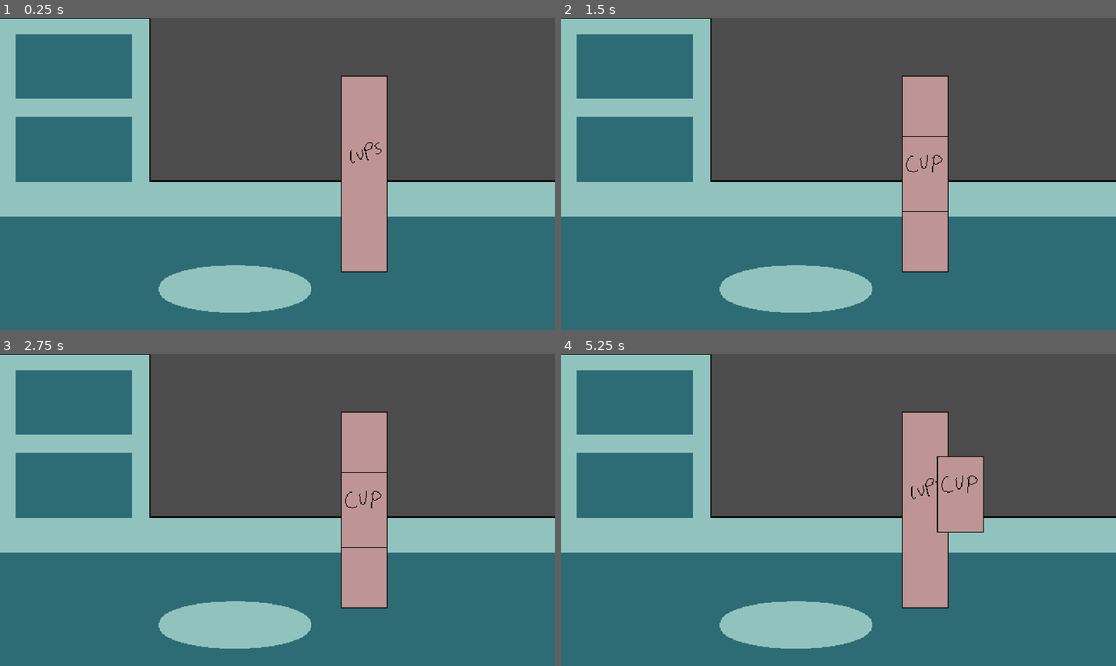
Above: before the commit, frames 1-4 (two rows, left to right).
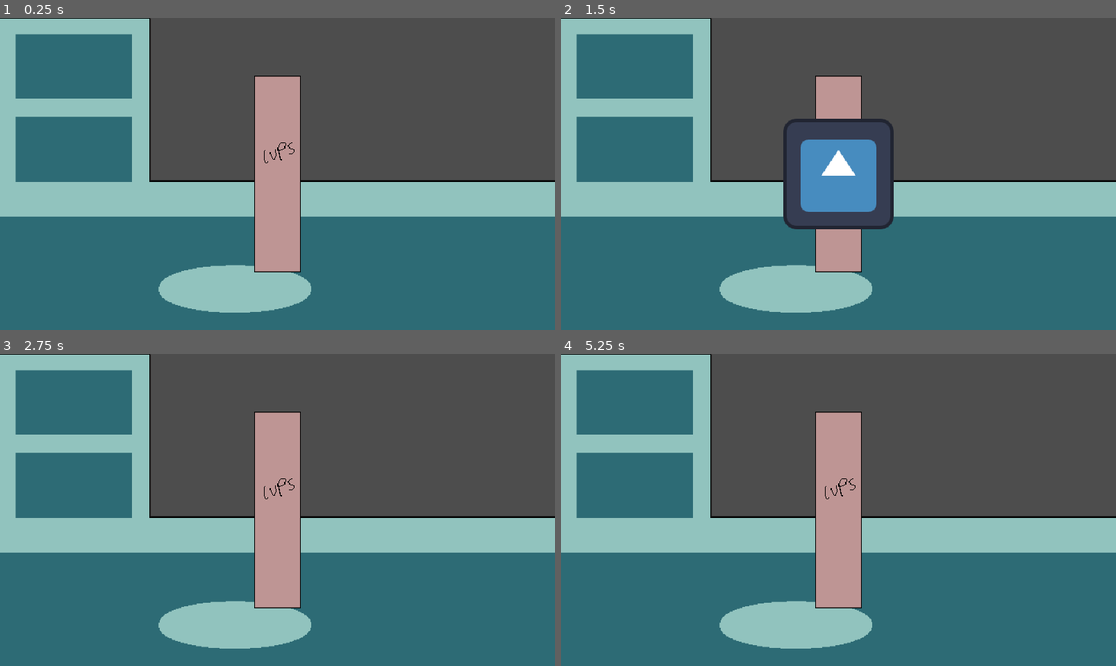
Above: after the commit, the same moments.

Repository: jhaFive/Project-3
Game: Godot game, scene res://scenes/game.tscn
Same seed, same stepped clock (60 frames per second), same inputs: the game is played once before the commit and once after it. The engine's default icon, where the game draws it, is replaced by a stand-in: a white triangle on a blue panel in a dark square.
Inputs (mouse positions are in pixels of both pictures, inside the frame that each line leads up to; where the layout moved, square brackets give the same spot in the first picture):
- Up to frame 1 (0.25 s): no input
- Up to frame 2 (1.5 s): click (838, 174) [927, 174] at 0.5 s; click (927, 174) at 1.27 s
- Up to frame 3 (2.75 s): click (277, 510) [366, 510] at 2 s
- Up to frame 4 (5.25 s): click (927, 510) at 2.77 s; click (838, 510) [927, 510] at 3.5 s; click (927, 510) at 4.27 s; tap Enter at 5 s; move the mouse to (960, 494) at 5.02 s; press the mouse at (960, 494) at 5.03 s

The runs differ from the first frame. In frame 1, 11% of the frame differs, in the area x 45-70%, y 18-82%; in frame 2, 13%, in the area x 40-70%, y 18-82%; in frame 3, 11%; in frame 4, 12%.

Commit message:
There are many problems with dragging
Trying to fix them now

Diff:
--- a/game/project.godot
+++ b/game/project.godot
@@ -25,6 +25,14 @@
 window/size/viewport_height=1080
 window/size/mode=3
 
+[input]
+
+click={
+"deadzone": 0.5,
+"events": [Object(InputEventMouseButton,"resource_local_to_scene":false,"resource_name":"","device":-1,"window_id":0,"alt_pressed":false,"shift_pressed":false,"ctrl_pressed":false,"meta_pressed":false,"button_mask":0,"position":Vector2(0, 0),"global_position":Vector2(0, 0),"factor":1.0,"button_index":1,"canceled":false,"pressed":false,"double_click":false,"script":null)
+]
+}
+
 [rendering]
 
 textures/canvas_textures/default_texture_filter=0
--- a/game/scenes/cup.tscn
+++ b/game/scenes/cup.tscn
@@ -1,14 +1,14 @@
 [gd_scene load_steps=3 format=3 uid="uid://dcf3u2uprdby7"]
 
-[ext_resource type="Texture2D" uid="uid://w26wfwrcf8yi" path="res://assets/sprites/cup.png" id="1_7q2t1"]
-[ext_resource type="Script" path="res://scripts/draggable.gd" id="2_ssn6n"]
+[ext_resource type="Texture2D" uid="uid://w26wfwrcf8yi" path="res://assets/place holders/cup.png" id="1_7q2t1"]
+[ext_resource type="Script" path="res://scripts/dragging/cup.gd" id="1_iw5ct"]
 
 [node name="Cup_Obj" type="Node2D"]
 
 [node name="Cup" type="Sprite2D" parent="."]
 visibility_layer = 4
 texture = ExtResource("1_7q2t1")
-script = ExtResource("2_ssn6n")
+script = ExtResource("1_iw5ct")
 
 [node name="click detection" type="Button" parent="Cup"]
 self_modulate = Color(1, 1, 1, 0)
--- a/game/scenes/cup_dispenser.tscn
+++ b/game/scenes/cup_dispenser.tscn
@@ -1,10 +1,9 @@
 [gd_scene load_steps=3 format=3 uid="uid://ds1iyocyrsebe"]
 
-[ext_resource type="Texture2D" uid="uid://corf4u4tprpvu" path="res://assets/sprites/cups.png" id="1_57caq"]
-[ext_resource type="Script" path="res://scripts/container.gd" id="2_81jp3"]
+[ext_resource type="Texture2D" uid="uid://corf4u4tprpvu" path="res://assets/place holders/cups.png" id="1_57caq"]
+[ext_resource type="Script" path="res://scripts/dragging/cup_dispenser.gd" id="2_81jp3"]
 
 [node name="Cup dispenser" type="Node2D"]
-position = Vector2(100, 0)
 
 [node name="cups" type="Sprite2D" parent="."]
 visibility_layer = 2
--- /dev/null
+++ b/game/scenes/draggables/drag_cup.tscn
@@ -0,0 +1,25 @@
+[gd_scene load_steps=4 format=3 uid="uid://ctpc7lreyx6uy"]
+
+[ext_resource type="Script" path="res://scripts/dragging/draggable.gd" id="1_16olh"]
+[ext_resource type="Texture2D" uid="uid://w26wfwrcf8yi" path="res://assets/place holders/cup.png" id="1_akgt8"]
+
+[sub_resource type="RectangleShape2D" id="RectangleShape2D_3rjd3"]
+size = Vector2(54, 88)
+
+[node name="Cup" type="Node2D"]
+visibility_layer = 4
+script = ExtResource("1_16olh")
+
+[node name="Sprite2D" type="Sprite2D" parent="."]
+texture = ExtResource("1_akgt8")
+
+[node name="Area2D" type="Area2D" parent="."]
+top_level = true
+
+[node name="CollisionShape2D" type="CollisionShape2D" parent="Area2D"]
+shape = SubResource("RectangleShape2D_3rjd3")
+
+[connection signal="body_entered" from="Area2D" to="." method="_on_area_2d_body_entered"]
+[connection signal="body_exited" from="Area2D" to="." method="_on_area_2d_body_exited"]
+[connection signal="mouse_entered" from="Area2D" to="." method="_on_area_2d_mouse_entered"]
+[connection signal="mouse_exited" from="Area2D" to="." method="_on_area_2d_mouse_exited"]
--- /dev/null
+++ b/game/scenes/draggables/draggable.tscn
@@ -0,0 +1,25 @@
+[gd_scene load_steps=4 format=3 uid="uid://bvqpw6qkcpx1x"]
+
+[ext_resource type="Script" path="res://scripts/dragging/draggable.gd" id="1_1v1xw"]
+[ext_resource type="Texture2D" uid="uid://baxbut8m4a2iv" path="res://icon.svg" id="2_0pkf8"]
+
+[sub_resource type="RectangleShape2D" id="RectangleShape2D_32ofc"]
+size = Vector2(128, 128)
+
+[node name="draggable" type="Node2D"]
+script = ExtResource("1_1v1xw")
+
+[node name="Sprite2D" type="Sprite2D" parent="."]
+texture = ExtResource("2_0pkf8")
+
+[node name="Area2D" type="Area2D" parent="."]
+visibility_layer = 4
+
+[node name="CollisionShape2D" type="CollisionShape2D" parent="Area2D"]
+shape = SubResource("RectangleShape2D_32ofc")
+
+[connection signal="body_entered" from="Area2D" to="." method="_on_area_2d_body_entered"]
+[connection signal="body_exited" from="Area2D" to="." method="_on_area_2d_body_exited"]
+[connection signal="mouse_entered" from="Area2D" to="." method="_on_area_2d_mouse_entered"]
+[connection signal="mouse_exited" from="Area2D" to="." method="_on_area_2d_mouse_exited"]
+[connection signal="mouse_shape_entered" from="Area2D" to="." method="_on_area_2d_mouse_shape_entered"]
--- /dev/null
+++ b/game/scenes/dropzone.tscn
@@ -0,0 +1,20 @@
+[gd_scene load_steps=3 format=3 uid="uid://jdey0e087leh"]
+
+[ext_resource type="Script" path="res://scripts/dragging/dropzone.gd" id="1_74xey"]
+
+[sub_resource type="CapsuleShape2D" id="CapsuleShape2D_7krjg"]
+radius = 45.0
+height = 140.0
+
+[node name="dropzone" type="StaticBody2D" groups=["dropable"]]
+script = ExtResource("1_74xey")
+
+[node name="CollisionShape2D" type="CollisionShape2D" parent="." groups=["dropable"]]
+rotation = 1.5708
+shape = SubResource("CapsuleShape2D_7krjg")
+
+[node name="ColorRect" type="ColorRect" parent="." groups=["dropable"]]
+offset_left = -71.0
+offset_top = -46.0
+offset_right = 71.0
+offset_bottom = 46.0
--- a/game/scenes/game.tscn
+++ b/game/scenes/game.tscn
@@ -1,10 +1,8 @@
 [gd_scene load_steps=4 format=3 uid="uid://cytkkrscdmnwi"]
 
-[ext_resource type="Texture2D" uid="uid://qqut4h32vajm" path="res://assets/sprites/counter.png" id="1_dunqu"]
+[ext_resource type="Texture2D" uid="uid://qqut4h32vajm" path="res://assets/place holders/counter.png" id="1_dunqu"]
 [ext_resource type="PackedScene" uid="uid://ds1iyocyrsebe" path="res://scenes/cup_dispenser.tscn" id="2_ak4cs"]
-
-[sub_resource type="RectangleShape2D" id="RectangleShape2D_igmnd"]
-size = Vector2(176, 55)
+[ext_resource type="PackedScene" uid="uid://jdey0e087leh" path="res://scenes/dropzone.tscn" id="2_ap0g3"]
 
 [node name="Node2D" type="Node2D"]
 
@@ -16,11 +14,8 @@
 [node name="Counter" type="Sprite2D" parent="BG"]
 texture = ExtResource("1_dunqu")
 
-[node name="dropArea" type="StaticBody2D" parent="BG" groups=["dropable"]]
-
-[node name="CollisionShape2D" type="CollisionShape2D" parent="BG/dropArea"]
-position = Vector2(-49, 132.5)
-shape = SubResource("RectangleShape2D_igmnd")
+[node name="dropzone" parent="BG" instance=ExtResource("2_ap0g3")]
+position = Vector2(-45, 131)
 
 [node name="Containers" type="Node" parent="."]
 
--- a/game/scripts/draggable.gd
+++ b/game/scripts/dragging/cup.gd
@@ -1,13 +1,11 @@
 # makes it possible to drag the cup object
-
 extends Sprite2D
-
 # Start already dragging
 var dragging = true
 
  # for smooth lock in mouse
 @warning_ignore("unused_parameter")
-func _physics_process(delta):
+func _process(delta):
 	if dragging:
 		global_position = get_global_mouse_position()
 
--- a/game/scripts/container.gd
+++ b/game/scripts/dragging/cup_dispenser.gd
@@ -1,6 +1,6 @@
 extends Sprite2D
 
-var scene = load("res://scenes/cup.tscn")
+var scene = load("res://scenes/draggables/draggable.tscn")
 var cup = scene.instantiate()
 
 func spawn_cup():
@@ -8,7 +8,7 @@
 	add_child(cup)
 
 func _on_press_detection_pressed() -> void:
-	if has_node("Cup_Obj"): # checks if a cup is already on the screen
+	if has_node("draggable"): # checks if a cup is already on the screen
 		remove_child(cup)
 		print("be gone")# debug
 	else:
--- /dev/null
+++ b/game/scripts/dragging/dispenser.gd
@@ -0,0 +1,15 @@
+extends Node2D
+
+var scene = load("res://scenes/draggables/drag_cup.tscn")
+var cup = scene.instantiate()
+
+func spawn_cup():
+	cup = scene.instantiate()
+	add_child(cup)
+
+func _on_press_detection_pressed() -> void:
+	if has_node("Cup"): # checks if a cup is already on the screen
+		remove_child(cup)
+		print("be gone")# debug
+	else:
+		spawn_cup()
--- a/game/scripts/testDrag.gd
+++ b/game/scripts/dragging/draggable.gd
@@ -1,43 +1,44 @@
 extends Node2D
 
-# Start already dragging
-var draggable = true
+var draggable = false
 var is_inside_droppable = false
 var body_ref
 var offset: Vector2
-
+var initialPos: Vector2
 
 func _process(delta):
 	if draggable:
 		if Input.is_action_just_pressed("click"):
+			initialPos = global_position
 			offset = get_global_mouse_position() - global_position
 			Global.is_dragging = true
 		if Input.is_action_pressed("click"):
 			global_position = get_global_mouse_position() - offset
 		elif Input.is_action_just_released("click"):
 			Global.is_dragging = false
-# When the cup is being pressed
-func _on_click_detection_button_down() -> void:
-	draggable = true
+			var tween = get_tree().create_tween()
+			if is_inside_droppable:
+				tween.tween_property(self, "position", body_ref.position, 0.2).set_ease(Tween.EASE_OUT)
+			else:
+				tween.tween_property(self, "global_position", initialPos, 0.2).set_ease(Tween.EASE_OUT)
 
-# When the cup is being NOT pressed
-func _on_click_detection_button_up() -> void:
-	draggable = false
-
-
-func _on_area_2D_mouse_entered():
+func _on_area_2d_mouse_entered():
 	if not Global.is_dragging:
 		draggable = true
+		scale = Vector2(1.05, 1.05)
 
-func _on_area_2D_mouse_exited():
+func _on_area_2d_mouse_exited():
 	if not Global.is_dragging:
 		draggable = false
+		scale = Vector2(1, 1)
 
-func _on_area_2D_body_entered(body):
+func _on_area_2d_body_entered(body:StaticBody2D):
 	if body.is_in_group('dropable'):
 		is_inside_droppable = true
+		body.modulate = Color(Color.REBECCA_PURPLE, 1)
 		body_ref = body
 
-func _on_area_2D_body_exited(body):
+func _on_area_2d_body_exited(body):
 	if body.is_in_group('dropable'):
 		is_inside_droppable = false
+		body.modulate = Color(Color.MEDIUM_PURPLE, 0.7)
--- /dev/null
+++ b/game/scripts/dragging/dropzone.gd
@@ -0,0 +1,10 @@
+extends StaticBody2D
+
+func _ready():
+	modulate = Color(Color.MEDIUM_PURPLE, 0.7)
+
+func _process(delta):
+	if Global.is_dragging:
+		visible = true
+	else:
+		visible = false
--- a/game/scripts/test.gd
+++ /dev/null
@@ -1,33 +0,0 @@
-extends Sprite2D
-
-var scene = load("res://scenes/cup.tscn")
-var cup = scene.instantiate()
-
-
-
-
-
-
-
-
-
-
-#v.2
-#func spawn(pos):
-#	cup.position = pos
-#	add_child(cup)
-#
-#func _on_press_detection_pressed() -> void:
-#	if has_node("Cup_Obj"):
-#		remove_child(cup)
-#	else:
-#		spawn(Vector2(0,0))
-
-#v.1
-#func _on_press_detection_pressed(pos) -> void:
-#	cup.position = pos
-#	if has_node("Cup_Obj"): # checks if a cup is already on the screen
-#		remove_child(cup)
-#		print("kys")# debug
-#	else:
-#		add_child(cup)# spawn a cup
Renamed: game/assets/sprites/black_boba.png -> game/assets/place holders/black_boba.png
Not shown, changed: game/assets/place holders/black_boba.png.import
Renamed: game/assets/sprites/brown_sugar_liquid.png -> game/assets/place holders/brown_sugar_liquid.png
Not shown, changed: game/assets/place holders/brown_sugar_liquid.png.import
Renamed: game/assets/sprites/cat.png -> game/assets/place holders/cat.png
Not shown, changed: game/assets/place holders/cat.png.import
Renamed: game/assets/sprites/cheese_foam_topping.png -> game/assets/place holders/cheese_foam_topping.png
Not shown, changed: game/assets/place holders/cheese_foam_topping.png.import
Renamed: game/assets/sprites/counter.png -> game/assets/place holders/counter.png
Not shown, changed: game/assets/place holders/counter.png.import
Renamed: game/assets/sprites/cup.png -> game/assets/place holders/cup.png
Not shown, changed: game/assets/place holders/cup.png.import
(and 27 more such lines)
